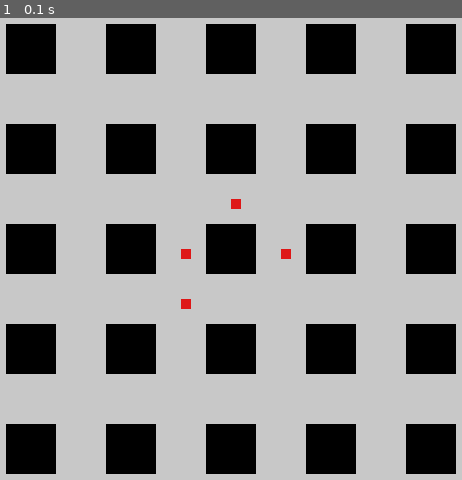
Above: before the commit, frame 1.
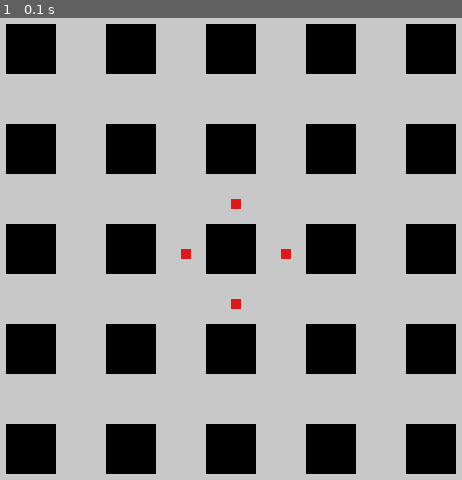
Above: after the commit, the same moment.

Repository: Quotas/PygameDev
Game: pygame game, started from src/Main.py
Same seed, same stepped clock (60 frames per second), same inputs: the game is played once before the commit and once after it. The source is Python 2; it was converted automatically to run under Python 3.
Inputs:
- Up to frame 1 (0.1 s): no input

The runs differ from the first frame. In frame 1, less than 0.1% of the frame differs, in the area x 39-53%, y 60-63%.

Commit message:
Added clock

Diff:
--- a/src/Main.py
+++ b/src/Main.py
@@ -4,6 +4,7 @@
 
 
 pygame.init()
+clock = pygame.time.Clock()
 
 def main():
 
@@ -15,6 +16,7 @@
                 pygame.quit()
                 sys.exit()
 
+        clock.tick(60)
         pygame.display.update()
 
 
--- a/src/gen/Render.py
+++ b/src/gen/Render.py
@@ -42,7 +42,7 @@
                                          TILE_SIZE / 10, TILE_SIZE / 10))
                     elif i == 2:
                         pygame.draw.rect(self.game_window, (222, 23, 23),
-                                         (TILE_SIZE * 2, TILE_SIZE * 3,
+                                         (TILE_SIZE * 2 + TILE_SIZE/2, TILE_SIZE * 3,
                                          TILE_SIZE / 10, TILE_SIZE / 10))
                     elif i == 3:
                         pygame.draw.rect(self.game_window, (222, 23, 23),
